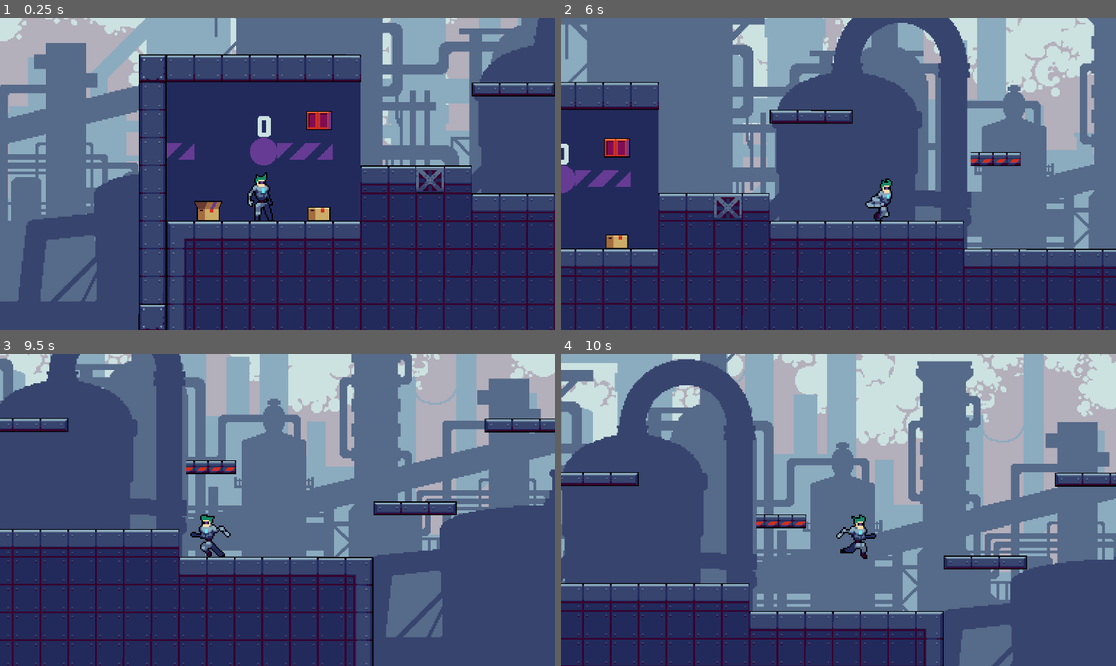
Above: before the commit, frames 1-4 (two rows, left to right).
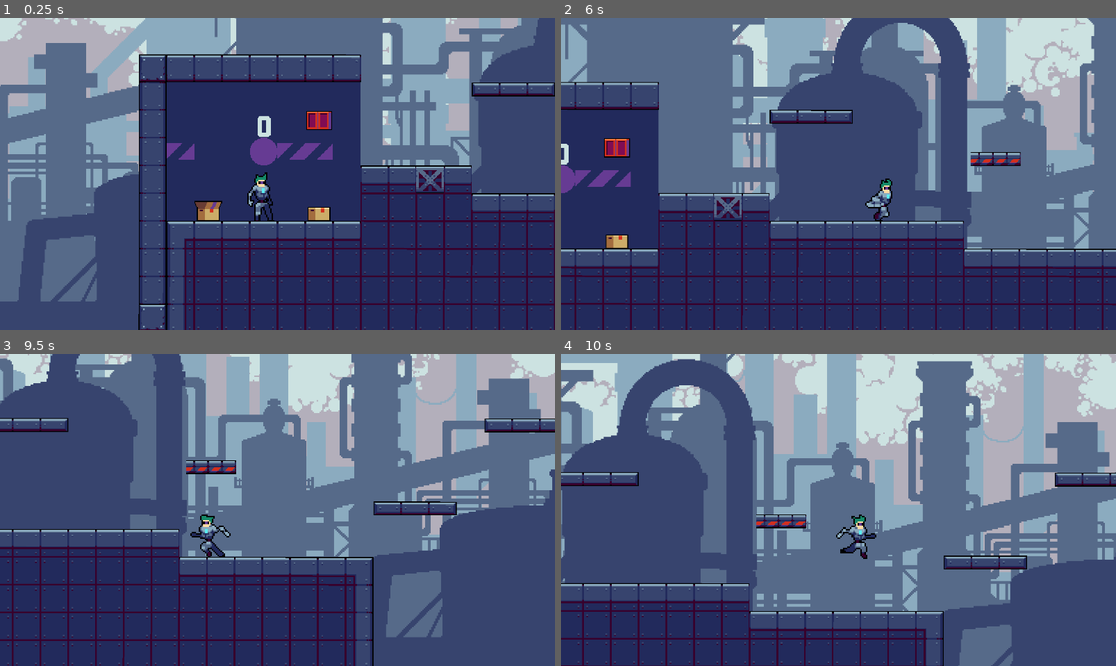
Above: after the commit, the same moments.

Repository: Orangguu/dds-2d-platformer
Game: Godot game, scene res://main.tscn
The game is run twice, just before and just after one commit, with the same random seed, the same clock (stepped at 60 frames per second) and the same inputs.
Inputs:
- Up to frame 1 (0.25 s): no input
- Up to frame 2 (6 s): hold D (right) 0.53-2.03 s; tap W (climb) every 0.75 s from 0.6 to 5.85 s; tap Space (jump) at 0.77, 1.52, 3.02, 3.77, 4.52 s; hold A (left) 2.03-4.28 s; hold D (right) from 4.28 s (still down)
- Up to frame 3 (9.5 s): tap Space (jump) at 6.02, 6.77, 7.52, 9.02 s; tap W (climb) every 0.75 s from 6.6 to 8.85 s; release D (right) at 8.03 s; hold A (left) from 8.03 s (still down)
- Up to frame 4 (10 s): release A (left) at 9.53 s; hold D (right) from 9.53 s (still down); tap W (climb) at 9.6 s; tap Space (jump) at 9.77 s

Frames 1-2 are identical in both runs. In frame 3, 0.1% of the frame differs, in the area x 1-100%, y 0-100%; in frame 4, less than 0.1%.

Commit message:
implemented conveyor belts

Diff:
--- a/main.tscn
+++ b/main.tscn
@@ -142,11 +142,14 @@
 4:8/0/physics_layer_1/polygon_0/points = PackedVector2Array(-16, -16, 16, -16, 16, 0.476669, -16, -0.399563)
 4:8/0/physics_layer_1/polygon_0/one_way = true
 3:8/0 = 0
-3:8/0/physics_layer_0/polygon_0/points = PackedVector2Array(-16, -16, 16, -16, 16, 16, -16, 16)
+3:8/0/physics_layer_0/linear_velocity = Vector2(100, 0)
+3:8/0/physics_layer_0/polygon_0/points = PackedVector2Array(-16, -16, 16, -16, 16, 0.31863, -16, 0, -16, 16)
 2:8/0 = 0
-2:8/0/physics_layer_0/polygon_0/points = PackedVector2Array(-16, -16, 16, -16, 16, 16, -16, 16)
+2:8/0/physics_layer_0/linear_velocity = Vector2(100, 0)
+2:8/0/physics_layer_0/polygon_0/points = PackedVector2Array(-16, -16, 16, -16, 16, 0.31863, -16, 0, -16, 16)
 1:8/0 = 0
-1:8/0/physics_layer_0/polygon_0/points = PackedVector2Array(-16, -16, 16, -16, 16, 16, -16, 16)
+1:8/0/physics_layer_0/linear_velocity = Vector2(100, 0)
+1:8/0/physics_layer_0/polygon_0/points = PackedVector2Array(-16, -16, 16, -16, 16, 0.31863, -16, 0, -16, 16)
 0:8/0 = 0
 0:8/0/physics_layer_0/polygon_0/points = PackedVector2Array(-16, -16, 16, -16, 16, 16, -16, 16)
 
@@ -431,6 +434,12 @@
 tile_map_data = PackedByteArray("AAD9/wAALQAIAAEAAAD///3/LQAAAAAAAAABAAAALQAGAAEAAAABAP3/LQADAAQAAAAlAPz/AAABAAMAAAAmAP …(432 unchanged characters)…
 tile_set = SubResource("TileSet_kek77")
 
+[node name="conveyor_belt" type="TileMapLayer" parent="tiles"]
+z_index = -1
+scale = Vector2(3, 3)
+tile_map_data = PackedByteArray("AAAqAPv/AAABAAgAAAArAPv/AAACAAgAAAAsAPv/AAADAAgAAAA=")
+tile_set = SubResource("TileSet_kek77")
+
 [node name="ladders" type="TileMapLayer" parent="tiles"]
 z_index = -1
 scale = Vector2(3, 3)
